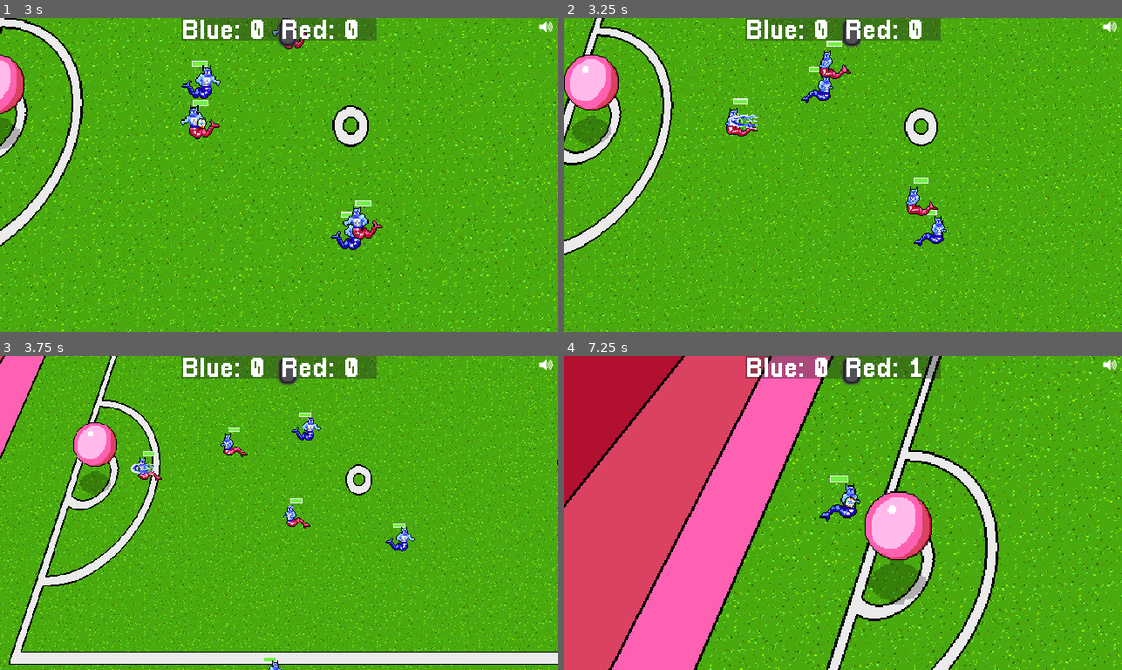
Above: before the commit, frames 1-4 (two rows, left to right).
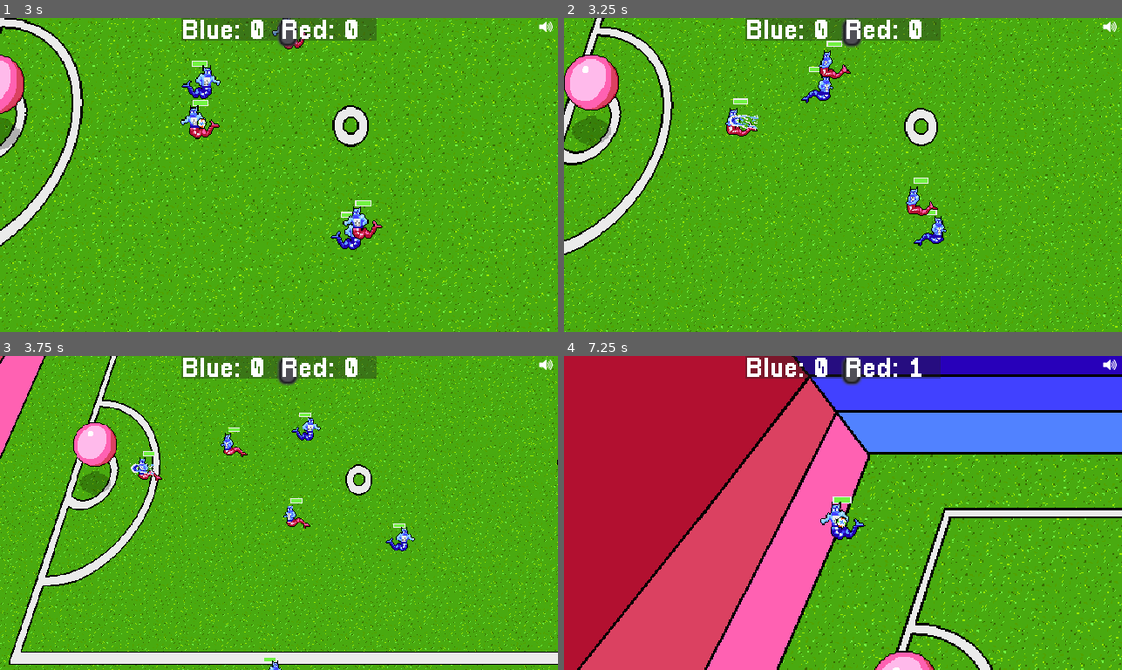
Above: after the commit, the same moments.

Repository: gamkedo-la/Elementaball
Game: Godot game, scene res://Node2D.tscn
Same seed, same stepped clock (60 frames per second), same inputs: the game is played once before the commit and once after it.
Inputs:
- Up to frame 1 (3 s): click "Start" at 0.5 s; hold Right (ui_right) 1.28-2.03 s; hold Down (ui_down) 2.03-2.78 s; hold Right (ui_right) from 2.78 s (still down)
- Up to frame 2 (3.25 s): keep holding Right (ui_right)
- Up to frame 3 (3.75 s): release Right (ui_right) at 3.53 s; hold Up (ui_up) from 3.53 s (still down)
- Up to frame 4 (7.25 s): release Up (ui_up) at 4.28 s; hold Left (ui_left) 4.28-5.78 s; tap P (pause, bound only after the commit) at 4.9 s; hold Down (ui_down) 5.78-6.53 s; hold Right (ui_right) from 6.53 s (still down)

Frame 1 is identical in both runs. In frame 2, 0.1% of the frame differs, in the area x 29-35%, y 30-36%; in frame 3, less than 0.1%; in frame 4, 70%, in the area x 0-100%, y 0-100%.

Commit message:
Pressing P now toggles pause

Diff:
--- a/Node2D.tscn
+++ b/Node2D.tscn
@@ -17,22 +17,23 @@
 [ext_resource path="res://Art/Sprites/Equipment/water_ball.png" type="Texture" id=15]
 [ext_resource path="res://BallEffects.gd" type="Script" id=16]
 [ext_resource path="res://UI/Player Select Menu/PlayerSelectMenu.tscn" type="PackedScene" id=17]
-
-[sub_resource type="AnimationNodeStateMachinePlayback" id=27]
-
-[sub_resource type="AnimationNodeStateMachinePlayback" id=22]
-
-[sub_resource type="AnimationNodeStateMachinePlayback" id=23]
-
-[sub_resource type="AtlasTexture" id=24]
+[ext_resource path="res://PauseController.gd" type="Script" id=18]
+
+[sub_resource type="AnimationNodeStateMachinePlayback" id=1]
+
+[sub_resource type="AnimationNodeStateMachinePlayback" id=2]
+
+[sub_resource type="AnimationNodeStateMachinePlayback" id=3]
+
+[sub_resource type="AtlasTexture" id=4]
 atlas = ExtResource( 15 )
 region = Rect2( 0, 0, 48, 16 )
 
-[sub_resource type="AtlasTexture" id=25]
+[sub_resource type="AtlasTexture" id=5]
 atlas = ExtResource( 15 )
 region = Rect2( 48, 0, 48, 16 )
 
-[sub_resource type="AtlasTexture" id=26]
+[sub_resource type="AtlasTexture" id=6]
 atlas = ExtResource( 15 )
 region = Rect2( 96, 0, 48, 16 )
 
@@ -123,12 +124,21 @@
 starting_stats = ExtResource( 10 )
 
 [node name="AnimationTree" parent="Player3" index="1"]
-parameters/playback = SubResource( 23 )
+parameters/playback = SubResource( 3 )
 
 [node name="Popup" parent="." instance=ExtResource( 3 )]
 
 [node name="KickMenu" parent="Popup" index="0"]
 items = [ "Thorns Kick", null, 0, false, false, 0, 0, null, "", false, "Fireball Kick", null, 0, false, false, 1, 0, null, "", false, "Spray Throw", null, 0, false, false, 2, 0, null, "", false ]
+
+[node name="PassMenu" parent="Popup" index="1"]
+items = [ "Grass Kick", null, 0, false, false, 0, 0, null, "", false, "Fire Kick", null, 0, false, false, 1, 0, null, "", false ]
+
+[node name="TackleMenu" parent="Popup" index="2"]
+items = [ "Branch Swipe", null, 0, false, false, 0, 0, null, "", false, "Tail Swipe", null, 0, false, false, 1, 0, null, "", false, "Flame Tackle", null, 0, false, false, 2, 0, null, "", false ]
+
+[node name="BlockMenu" parent="Popup" index="3"]
+items = [ "Tree Wall", null, 0, false, false, 0, 0, null, "", false, "Sweeping Wave", null, 0, false, false, 1, 0, null, "", false, "Flame Wall", null, 0, false, false, 2, 0, null, "", false ]
 
 [node name="BallEffects" type="AnimatedSprite" parent="."]
 visible = false
@@ -136,7 +146,6 @@
 z_index = 3
 frames = SubResource( 8 )
 animation = "water ball"
-frame = 2
 playing = true
 script = ExtResource( 16 )
 
@@ -447,6 +456,10 @@
 [node name="CollisionPolygon2D" type="CollisionPolygon2D" parent="Throw In Boundary"]
 polygon = PoolVector2Array( -168.208, -142.01, -337.162, 329.927, 686, 325, 513, -153, -148.387, -152.392, -152.162, -130.683, 471.739, -130.683, 607.656, 295.948, -289.024, 296.892, -154.05, -125.964, -148.387, -152.392 )
 disabled = true
+
+[node name="PauseController" type="Node" parent="."]
+pause_mode = 2
+script = ExtResource( 18 )
 
 [connection signal="id_pressed" from="Popup/KickMenu" to="Ball" method="_on_KickMenu_id_pressed"]
 [connection signal="id_pressed" from="Popup/PassMenu" to="Ball" method="_on_PassMenu_id_pressed"]
--- /dev/null
+++ b/PauseController.gd
@@ -0,0 +1,6 @@
+extends Node
+
+
+func _process(delta):
+	if Input.is_action_just_pressed("pause"):
+		get_tree().paused = !get_tree().paused
--- a/project.godot
+++ b/project.godot
@@ -134,6 +134,11 @@
 "events": [ Object(InputEventKey,"resource_local_to_scene":false,"resource_name":"","device":0,"alt":false,"shift":false,"control":false,"meta":false,"command":false,"pressed":false,"scancode":69,"unicode":0,"echo":false,"script":null)
  ]
 }
+pause={
+"deadzone": 0.5,
+"events": [ Object(InputEventKey,"resource_local_to_scene":false,"resource_name":"","device":0,"alt":false,"shift":false,"control":false,"meta":false,"command":false,"pressed":false,"scancode":80,"unicode":0,"echo":false,"script":null)
+ ]
+}
 
 [layer_names]
 
Not shown: 4 places in Node2D.tscn that only renumber resources
